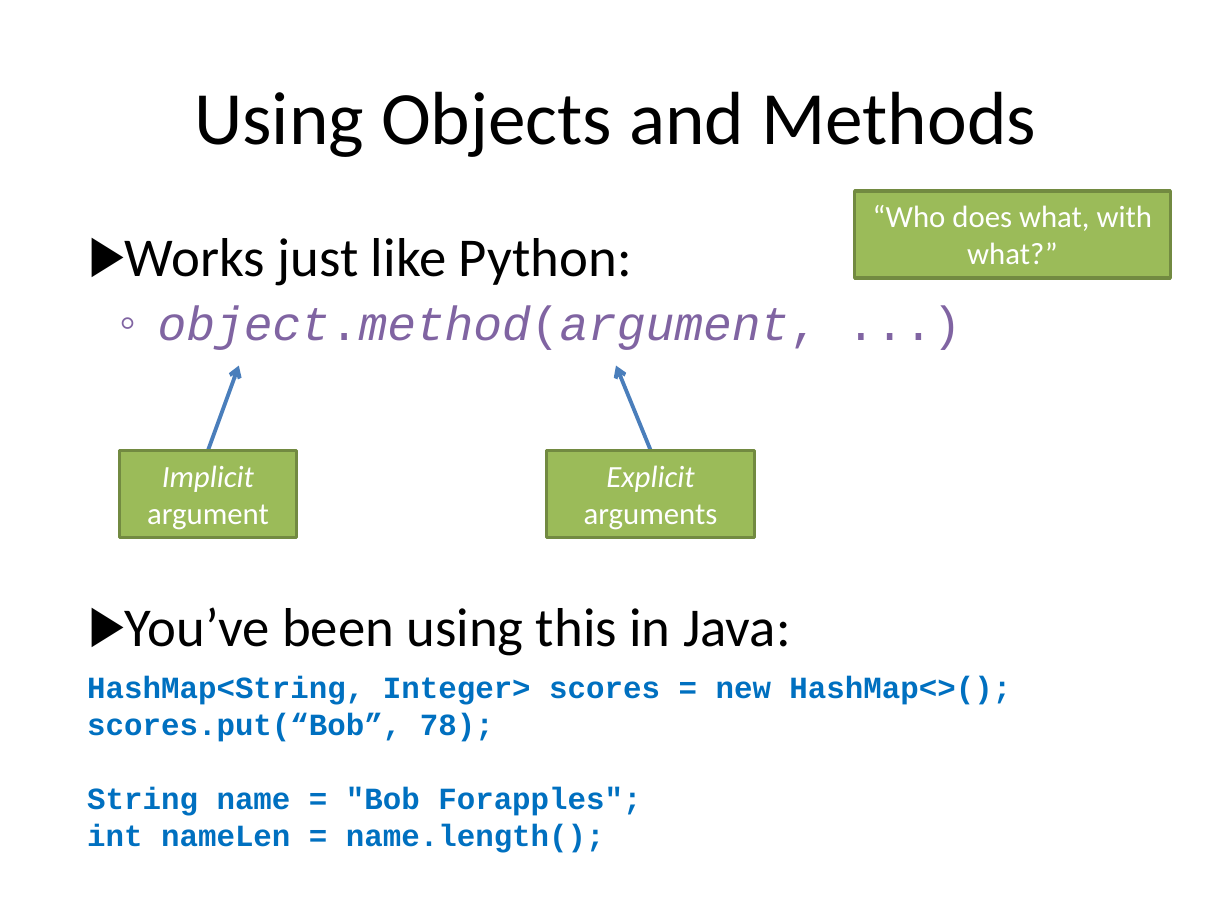
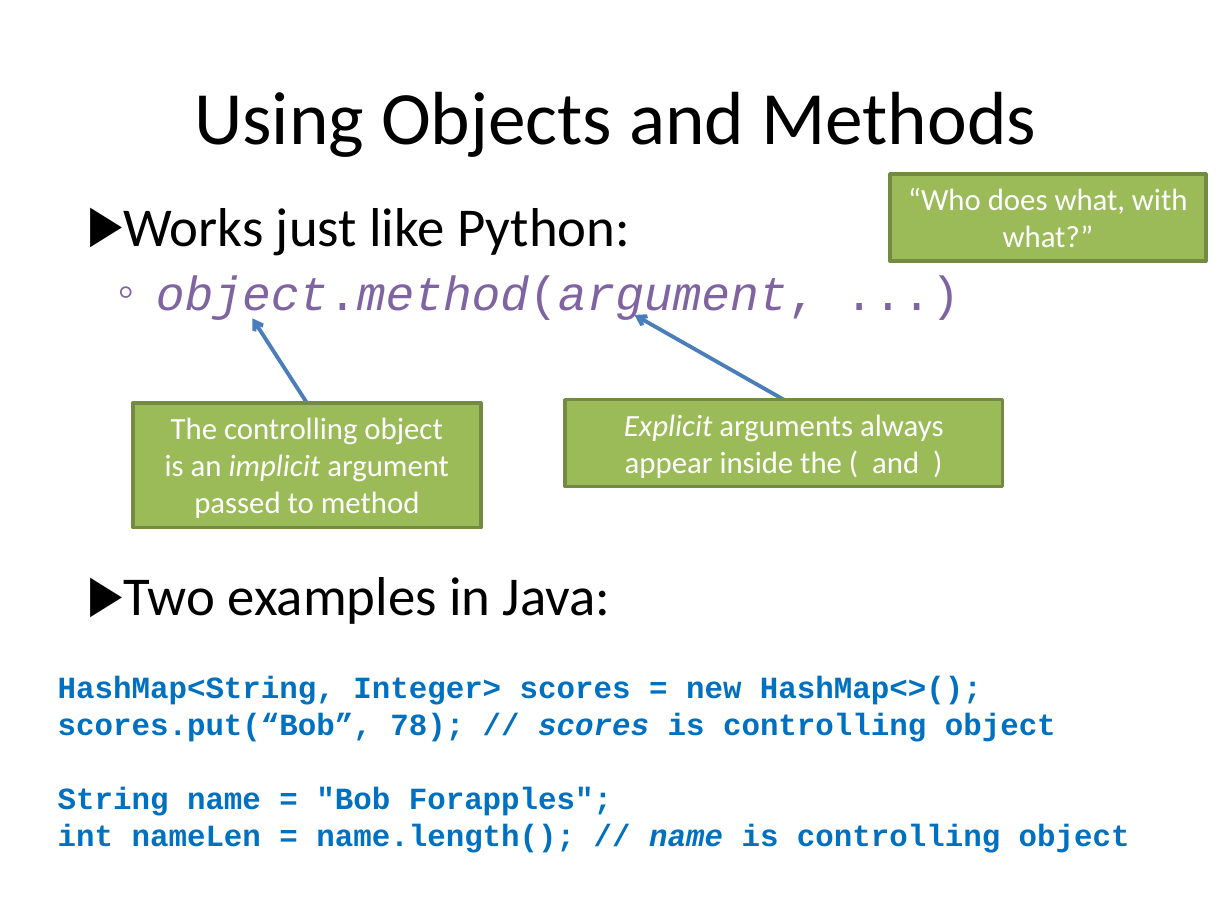
Before and after one commit to RHIT-CSSE/csse220, a slide deck: slide 22 of ClassMaterials/ObjectIntroAndMisc/Slides/ObjectIntroAndMisc.pptx (slide 18 before the commit). Drawn at 1232x924 pixels with LibreOffice and Linux fonts; fonts in the diff are those of the drawing. Boxes give left, top, right and bottom in pixels: in the first picture for what was removed or moved away, otherwise in the second. Text is boxed around its words. In the diff, an @@ line names an element or a change of style, - is before the commit and + after.

Commit message:
update slides

```diff
--- a/ClassMaterials/ObjectIntroAndMisc/Slides/ObjectIntroAndMisc.pptx
+++ b/ClassMaterials/ObjectIntroAndMisc/Slides/ObjectIntroAndMisc.pptx
@@ rectangle "“Who does what, with what?”" moved from (x1=855, y1=191, x2=1170, y2=278) to (x1=891, y1=174, x2=1206, y2=261) @@
@@ text "Works just like Python:" moved from (x1=125, y1=238, x2=818, y2=656) to (x1=123, y1=208, x2=816, y2=624) @@
@@ arrow moved from (239, 366) - (208, 451) to (253, 318) - (307, 403) @@
@@ arrow moved from (616, 366) - (650, 451) to (634, 315) - (784, 399) @@
@@ rectangle "The controlling object" resized from (x1=120, y1=451, x2=297, y2=538) to (x1=133, y1=403, x2=480, y2=527) @@
@@ text in rectangle at (x1=165, y1=417, x2=449, y2=518): text changed; italic off @@
-Implicit argument
+The controlling object
+is an implicit argument
+passed to method
@@ rectangle "Explicit arguments always appear inside ..." resized from (x1=547, y1=451, x2=755, y2=538) to (x1=565, y1=399, x2=1003, y2=487) @@
@@ text in rectangle at (x1=624, y1=414, x2=943, y2=478): text changed @@
-Explicit arguments
+Explicit arguments always appear inside the ( and )
@@ text at (x1=123, y1=577, x2=611, y2=624): text changed @@
-▶ You’ve been using this in Java:
+▶ Two examples in Java:
@@ text "HashMap<String, Integer> scores = new ..." moved from (x1=87, y1=676, x2=1011, y2=853) to (x1=58, y1=676, x2=1130, y2=853) @@
@@ text at (x1=58, y1=713, x2=1056, y2=742): text changed @@
-scores.put(“Bob”, 78);
+scores.put(“Bob”, 78); // scores is controlling object
@@ text at (x1=58, y1=824, x2=1130, y2=853): text changed @@
-int nameLen = name.length();
+int nameLen = name.length(); // name is controlling object
```
Also in this commit, not shown: 8 other slides changed, 5 slides added.
